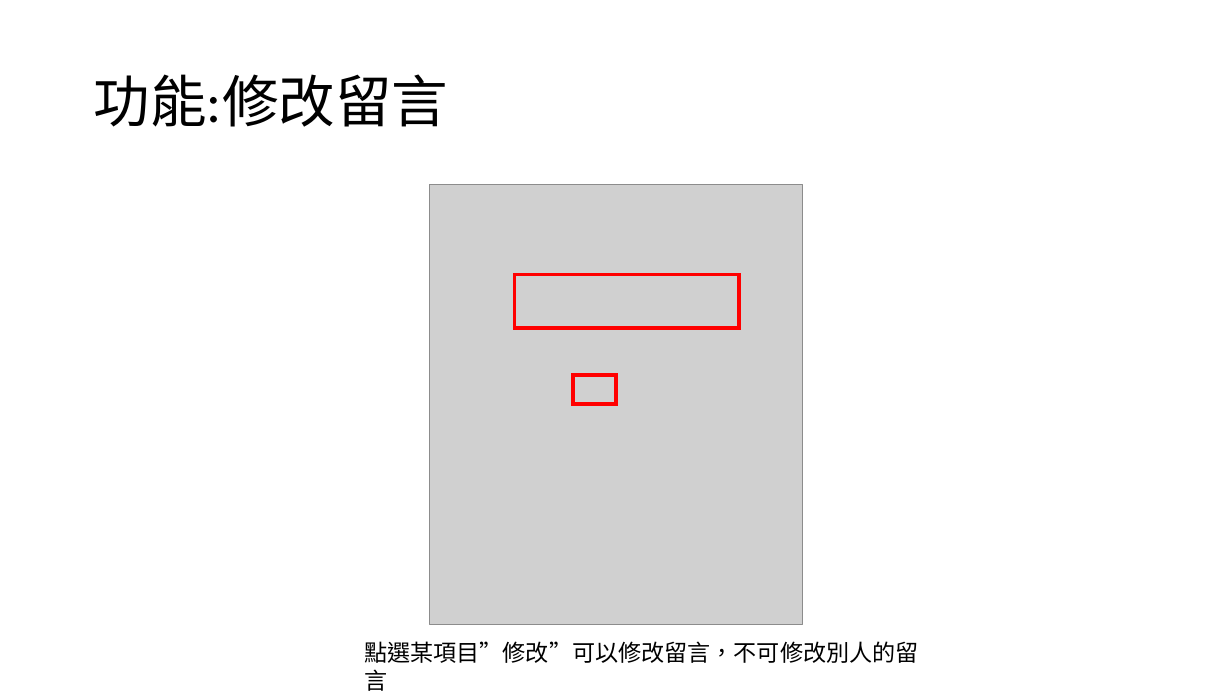
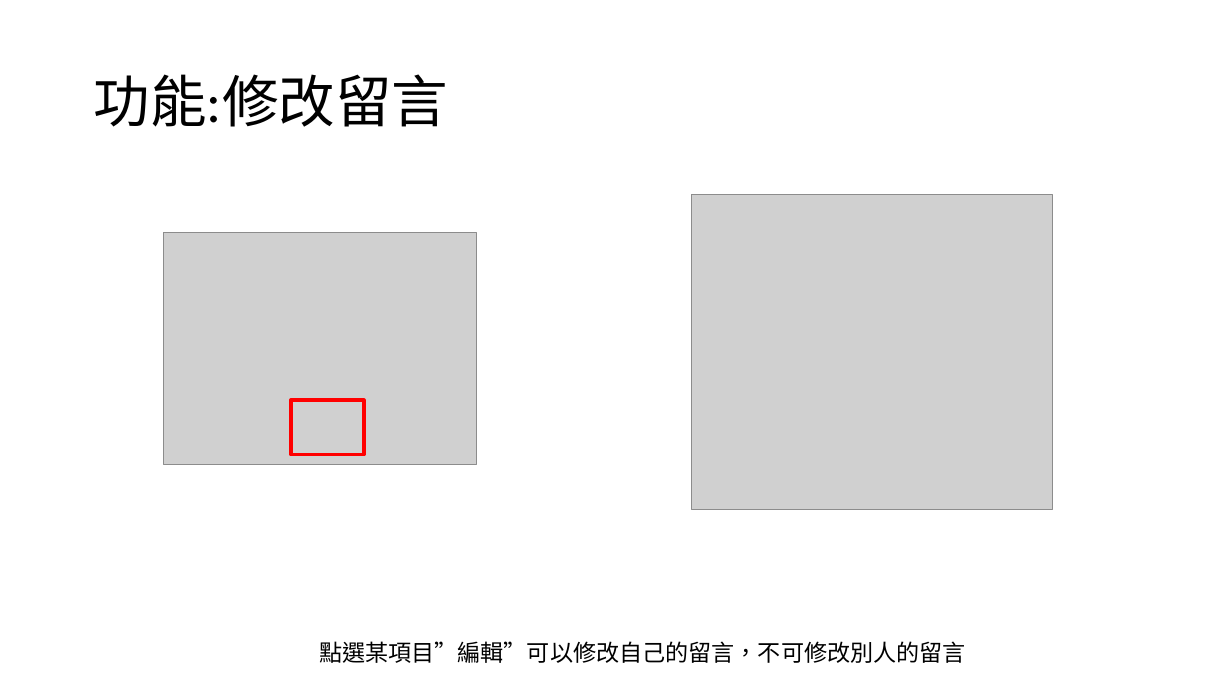
Before and after one commit to huxanya01/bulletin_laravel_vue, a slide deck: slide 9 of 作品留言板.pptx (slide 8 before the commit). Drawn at 1232x693 pixels with LibreOffice and Linux fonts; fonts in the diff are those of the drawing; grey boxes stand for pictures. Boxes give left, top, right and bottom in pixels: in the first picture for what was removed or moved away, otherwise in the second. Text is boxed around its words. In the diff, an @@ line names an element or a change of style, - is before the commit and + after.

```diff
--- a/作品留言板.pptx
+++ b/作品留言板.pptx
@@ picture removed at [430,185,803,625] @@
@@ picture added at [691,195,1053,510] @@
@@ picture added at [164,233,477,465] @@
@@ rectangle removed at [515,274,739,328] @@
@@ rectangle removed at [574,375,616,405] @@
@@ rectangle added at [291,400,364,455], outline #FF0000 2.83 pt @@
@@ text at [319,641,966,663]: text changed @@
-點選某項目”修改”可以修改留言，不可修改別人的留言
+點選某項目”編輯”可以修改自己的留言，不可修改別人的留言
```
Also in this commit, not shown: 7 other slides changed, 1 slide added, 1 other file.
